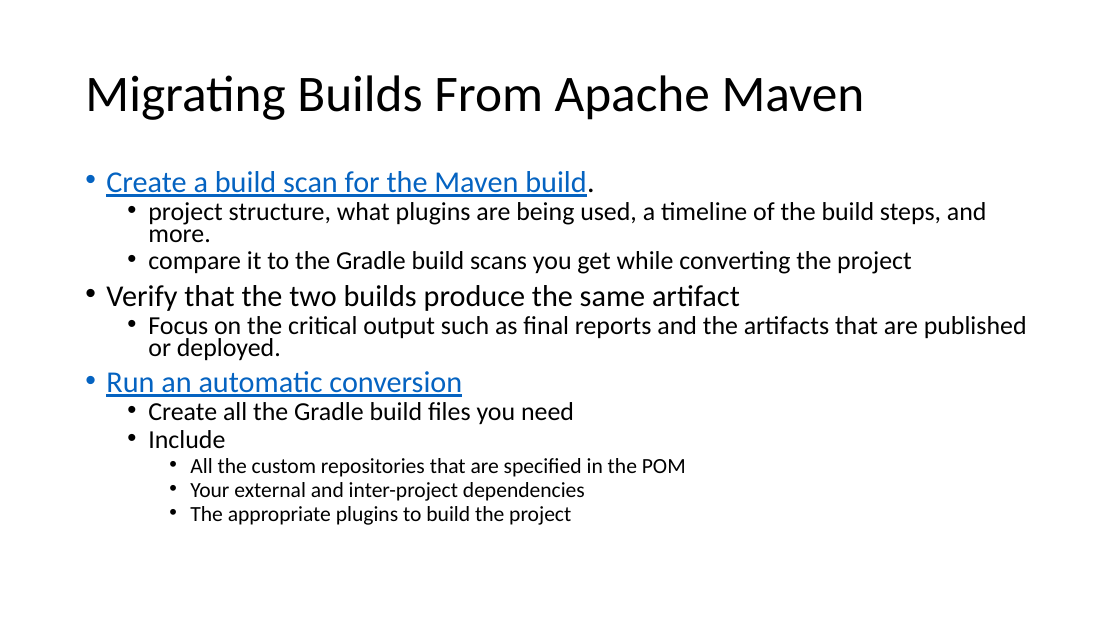
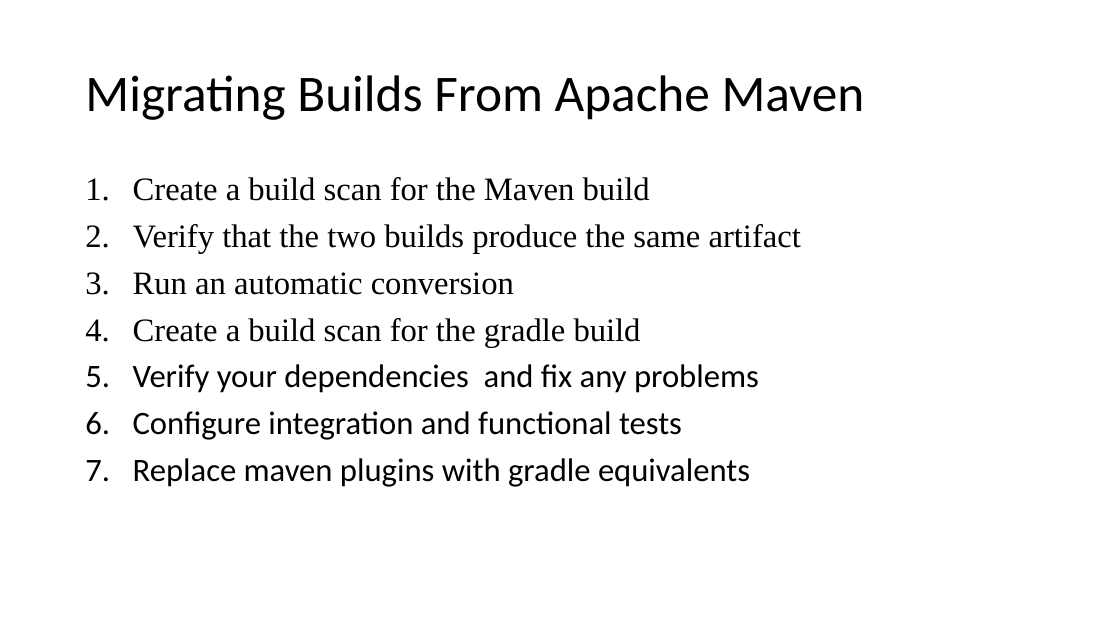
Before and after one commit to dangnh16/timebird-objective, a slide deck: slide 8 of Gradle and java 11.pptx. Drawn at 1120x630 pixels with LibreOffice and Linux fonts; fonts in the diff are those of the drawing. Boxes give left, top, right and bottom in pixels: in the first picture for what was removed or moved away, otherwise in the second. Text is boxed around its words. In the diff, an @@ line names an element or a change of style, - is before the commit and + after.

```diff
--- a/Gradle and java 11.pptx
+++ b/Gradle and java 11.pptx
@@ text at box(133, 177, 650, 201): text changed; size 22.2 to 28 pt; font Calibri to Times New Roman @@
-• Create a build scan for the Maven build.
-  • project structure, what plugins are being used, a timeline of the build steps, and more.
-  • compare it to the Gradle build scans you get while converting the project
+1. Create a build scan for the Maven build
@@ text at box(133, 224, 801, 295): size 25.9 to 28 pt, font Calibri to Times New Roman in "Verify that the two builds produce the ...", "Run an automatic conversion"; text colour #0563C1 to #000000, underline off in "Run an automatic conversion"; bullet • to 1.; line spacing 0.7 to 0.9 @@
@@ text at box(133, 318, 759, 487): text changed; size 18.5 to 28 pt @@
-  • Create all the Gradle build files you need
-  • Include
-    • All the custom repositories that are specified in the POM
-    • Your external and inter-project dependencies
-    • The appropriate plugins to build the project
+4. Create a build scan for the gradle build
+5. Verify your dependencies and fix any problems
+6. Configure integration and functional tests
+7. Replace maven plugins with gradle equivalents
@@ text at box(148, 316, 1027, 361): paragraph removed @@
-  • Focus on the critical output such as final reports and the artifacts that are published or deployed.
```
Also in this commit, not shown: 1 other slide changed, 13 slides added.
